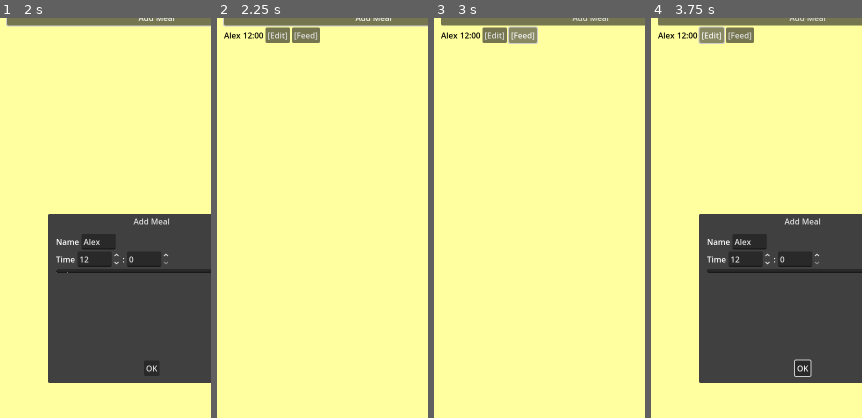
Above: before the commit, frames 1-4 (left to right).
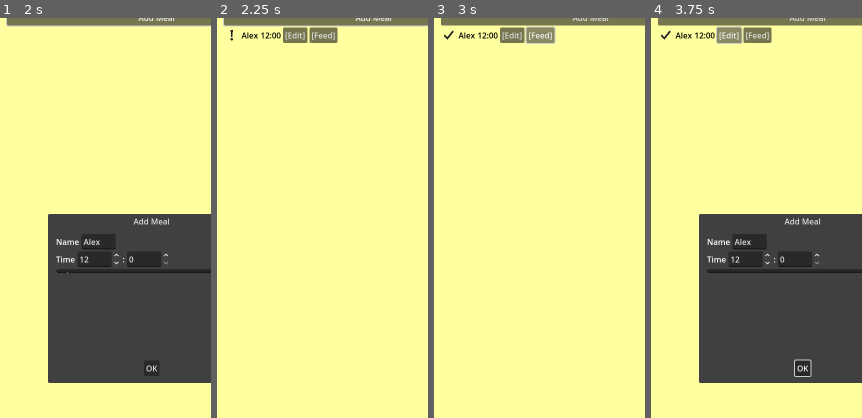
Above: after the commit, the same moments.

Repository: Willowing-Wanderer/did-you-feed-the-cat
Game: Godot game, scene res://kitchen.tscn
Same seed, same stepped clock (60 frames per second), same inputs: the game is played once before the commit and once after it.
Inputs (mouse positions are % of the whole screen's width and height, from its top left):
- Up to frame 1 (2 s): click "Add Meal" at 0.5 s; click (23, 42) at 1.27 s; type "Alex" at 1.35 s; click (36, 46) at 1.5 s; type "12" at 1.58 s
- Up to frame 2 (2.25 s): click "OK" at 2 s
- Up to frame 3 (3 s): click "[Feed]" at 2.75 s
- Up to frame 4 (3.75 s): click "[Edit]" at 3.5 s
The pictures show only the part of the screen within x 0-50%, y 14-64%; the shares and areas given below are measured in that part.

Frame 1 is identical in both runs. In frame 2, 1.2% of the frame differs, in the area x 3-58%, y 2-7%; in frame 3, 1.3%; in frame 4, 1.3%.

Commit message:
Added icons and icon logic

Diff:
--- a/MealItem.tscn
+++ b/MealItem.tscn
@@ -1,6 +1,9 @@
-[gd_scene load_steps=4 format=3 uid="uid://wlp01jqmvlhf"]
+[gd_scene load_steps=7 format=3 uid="uid://wlp01jqmvlhf"]
 
 [ext_resource type="Script" uid="uid://c4g04iuq8p22q" path="res://meal_item.gd" id="1_sunvg"]
+[ext_resource type="Texture2D" uid="uid://bmalx4ryvwi41" path="res://clock_icon.png" id="2_mxr6u"]
+[ext_resource type="Texture2D" uid="uid://bo4kd4aqnsu3c" path="res://exc_icon.png" id="3_6s84x"]
+[ext_resource type="Texture2D" uid="uid://csbjxgx6jsb45" path="res://check_icon.png" id="4_eihed"]
 
 [sub_resource type="LabelSettings" id="LabelSettings_sunvg"]
 font_color = Color(0, 0, 0, 1)
@@ -12,6 +15,14 @@
 offset_right = 40.0
 offset_bottom = 40.0
 script = ExtResource("1_sunvg")
+clock_icon = ExtResource("2_mxr6u")
+warning_icon = ExtResource("3_6s84x")
+fed_icon = ExtResource("4_eihed")
+
+[node name="StatusIcon" type="TextureRect" parent="."]
+layout_mode = 2
+expand_mode = 2
+stretch_mode = 5
 
 [node name="NameLabel" type="Label" parent="."]
 layout_mode = 2
--- a/meal_item.gd
+++ b/meal_item.gd
@@ -3,6 +3,12 @@
 
 signal edit_requested(item)
 signal feed_requested(item)
+
+@export var clock_icon   : Texture2D
+@export var warning_icon : Texture2D
+@export var fed_icon     : Texture2D
+
+const WARNING_WINDOW : = 60 * 60
 
 @export var meal_name : String = ""
 @export var hour      : int    = 12
@@ -13,16 +19,38 @@
 @onready var time_lbl = $TimeLabel
 @onready var edit_btn = $EditButton
 @onready var feed_btn = $FeedButton
+@onready var status_icon = $StatusIcon
+
+var fed := false
 
 func _ready():
 	_update_labels()
 	edit_btn.pressed.connect(_on_edit_btn_pressed)
 	feed_btn.pressed.connect(_on_feed_btn_pressed)
+	_update_icon()
+
+func _process(delta):
+	if not fed:
+		_update_icon()
+
+func _update_icon() -> void:
+	if fed:
+		status_icon.texture = fed_icon
+		return
+
+	var secs_left = _seconds_until_meal()
+
+	if secs_left > WARNING_WINDOW:
+		status_icon.texture = clock_icon
+	else:
+		status_icon.texture = warning_icon
 
 func _on_edit_btn_pressed():
 	emit_signal("edit_requested", self)
 
 func _on_feed_btn_pressed():
+	fed = true
+	_update_icon()
 	emit_signal("feed_requested", self)
 
 func _update_labels():
@@ -35,3 +63,9 @@
 	min       = new_min
 	notes     = new_notes
 	_update_labels()
+
+func _seconds_until_meal() -> int:
+	var now = Time.get_time_dict_from_system()
+	var now_secs  = now.hour * 3600 + now.minute * 60 + now.second
+	var meal_secs = hour * 3600 + min * 60
+	return meal_secs - now_secs
Binary file added: check_icon.png
Not shown, added: check_icon.png.import
Binary file added: clock_icon.png
Not shown, added: clock_icon.png.import
Binary file added: exc_icon.png
Not shown, added: exc_icon.png.import
